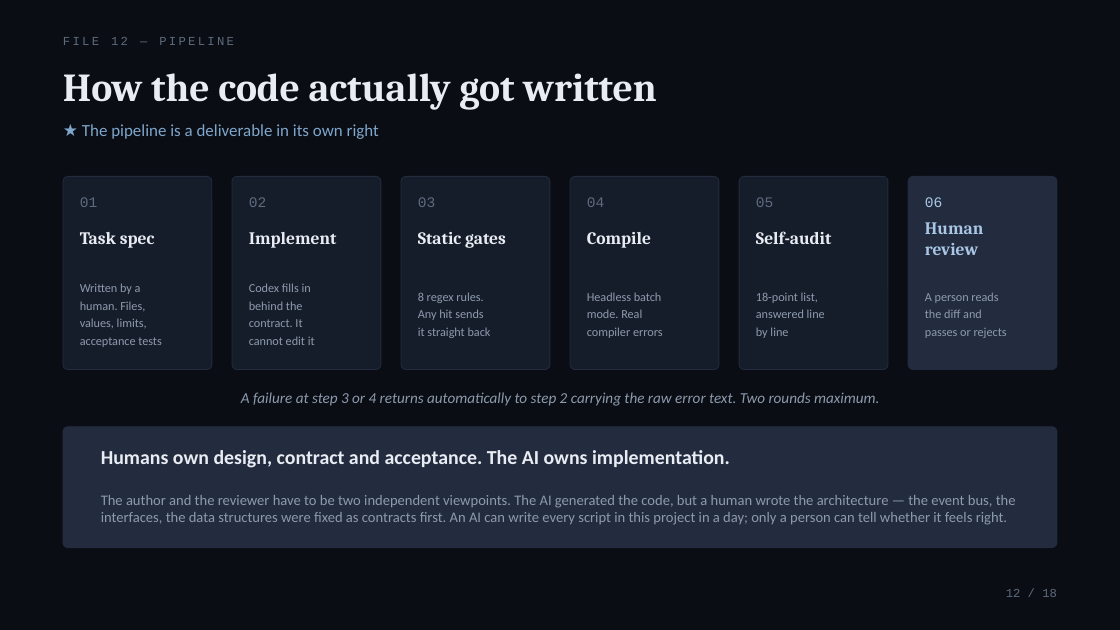
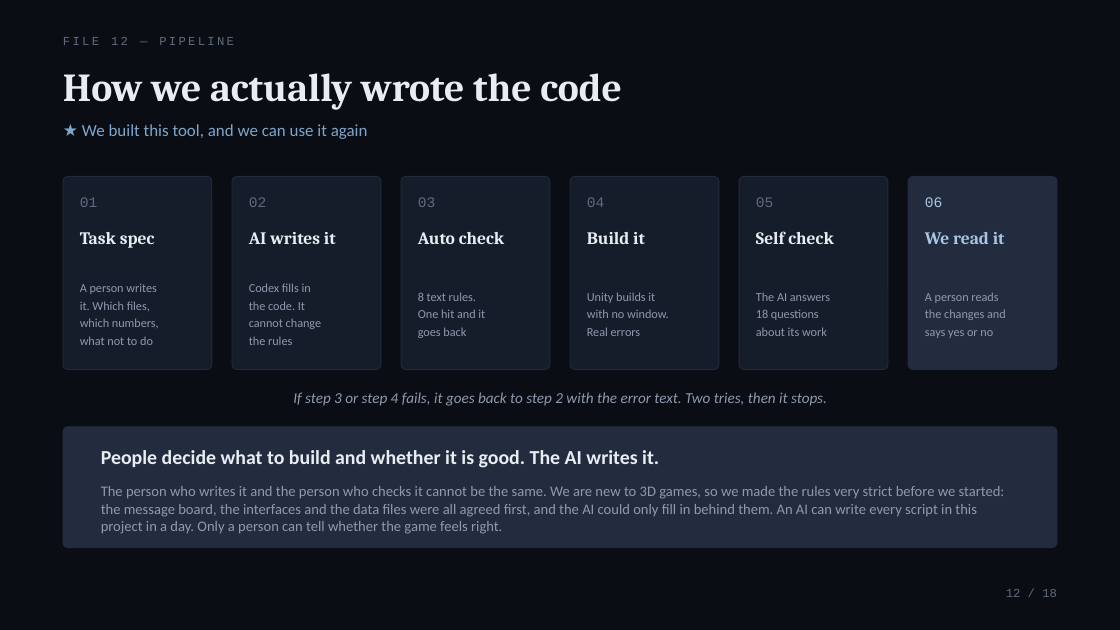
Before and after one commit to chyh106504480-byte/RESIDUUM, a slide deck: slide 12 of Docs/decks/RESIDUUM_Final_EN.pptx. Drawn at 1120x630 pixels with LibreOffice and Linux fonts; fonts in the diff are those of the drawing. Boxes give left, top, right and bottom in pixels: in the first picture for what was removed or moved away, otherwise in the second. Text is boxed around its words. In the diff, an @@ line names an element or a change of style, - is before the commit and + after.

```diff
--- a/Docs/decks/RESIDUUM_Final_EN.pptx
+++ b/Docs/decks/RESIDUUM_Final_EN.pptx
@@ text at <box>63,73,621,110</box>: text changed @@
-How the code actually got written
+How we actually wrote the code
@@ text at <box>82,124,368,139</box>: text changed @@
-★ The pipeline is a deliverable in its own right
+★ We built this tool, and we can use it again
@@ text at <box>249,232,336,244</box>: text changed @@
-Implement
+AI writes it
@@ text at <box>418,232,505,244</box>: text changed @@
-Static gates
+Auto check
@@ text at <box>587,232,645,244</box>: text changed @@
-Compile
+Build it
@@ text at <box>756,231,834,244</box>: text changed @@
-Self-audit
+Self check
@@ text at <box>925,232,1005,244</box>: text changed @@
-Human review
+We read it
@@ text at <box>80,284,159,345</box>: text changed @@
-Written by a
-human. Files,
-values, limits,
-acceptance tests
+A person writes
+it. Which files,
+which numbers,
+what not to do
@@ text at <box>418,292,485,338</box>: text changed @@
-8 regex rules.
-Any hit sends
-it straight back
+8 text rules.
+One hit and it
+goes back
@@ text at <box>587,292,669,336</box>: text changed @@
-Headless batch
-mode. Real
-compiler errors
+Unity builds it
+with no window.
+Real errors
@@ text at <box>756,292,830,336</box>: text changed @@
-18-point list,
-answered line
-by line
+The AI answers
+18 questions
+about its work
@@ text at <box>249,301,321,345</box>: text changed @@
-behind the
-contract. It
-cannot edit it
+the code. It
+cannot change
+the rules
@@ text at <box>925,309,1006,338</box>: text changed @@
-the diff and
-passes or rejects
+the changes and
+says yes or no
@@ text at <box>293,392,827,406</box>: text changed @@
-A failure at step 3 or 4 returns automatically to step 2 carrying the raw error text. Two rounds maximum.
+If step 3 or step 4 fails, it goes back to step 2 with the error text. Two tries, then it stops.
@@ text at <box>101,450,659,468</box>: text changed @@
-Humans own design, contract and acceptance. The AI owns implementation.
+People decide what to build and whether it is good. The AI writes it.
@@ text at <box>101,486,1005,534</box>: text changed @@
-The author and the reviewer have to be two independent viewpoints. The AI generated the code, but a human wrote the architecture — the event bus, the interfaces, the data structures were fixed as contracts first. An AI can write every script in this project in a day; only a person can tell whether it feels right.
+The person who writes it and the person who checks it cannot be the same. We are new to 3D games, so we made the rules very strict before we started: the message board, the interfaces and the data files were all agreed first, and the AI could only fill in behind them. An AI can write every script in this project in a day. Only a person can tell whether the game feels right.
```
Also in this commit, not shown: 17 other slides changed, 6 other files.
